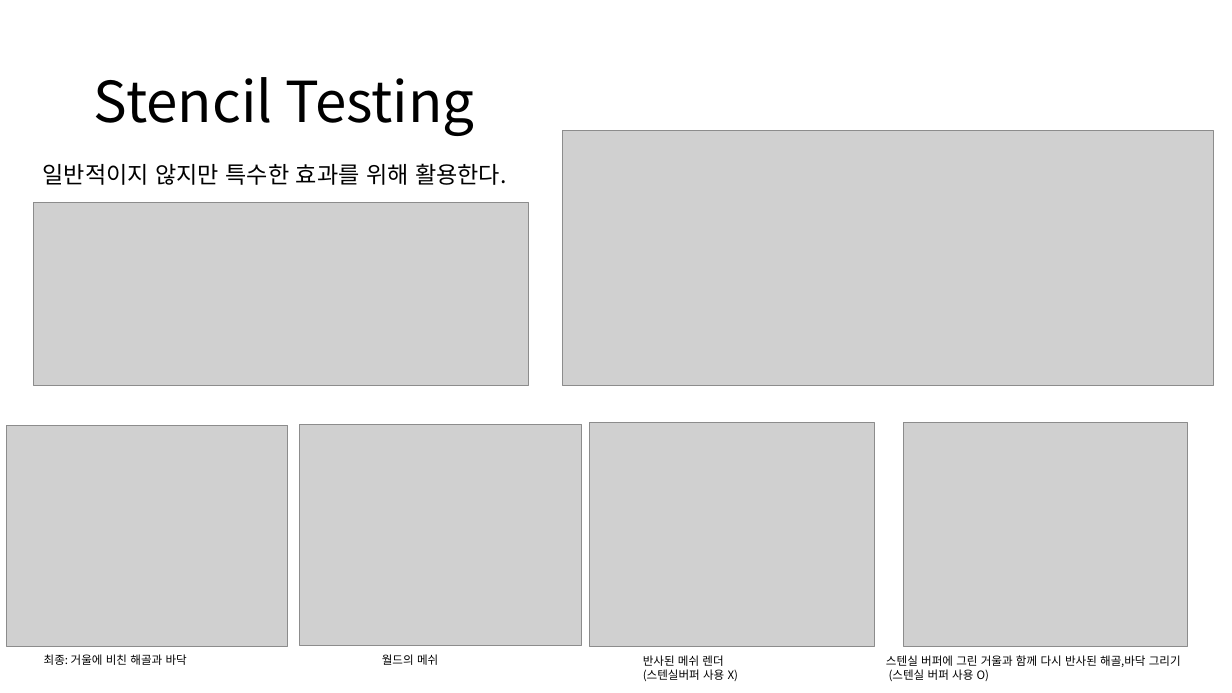
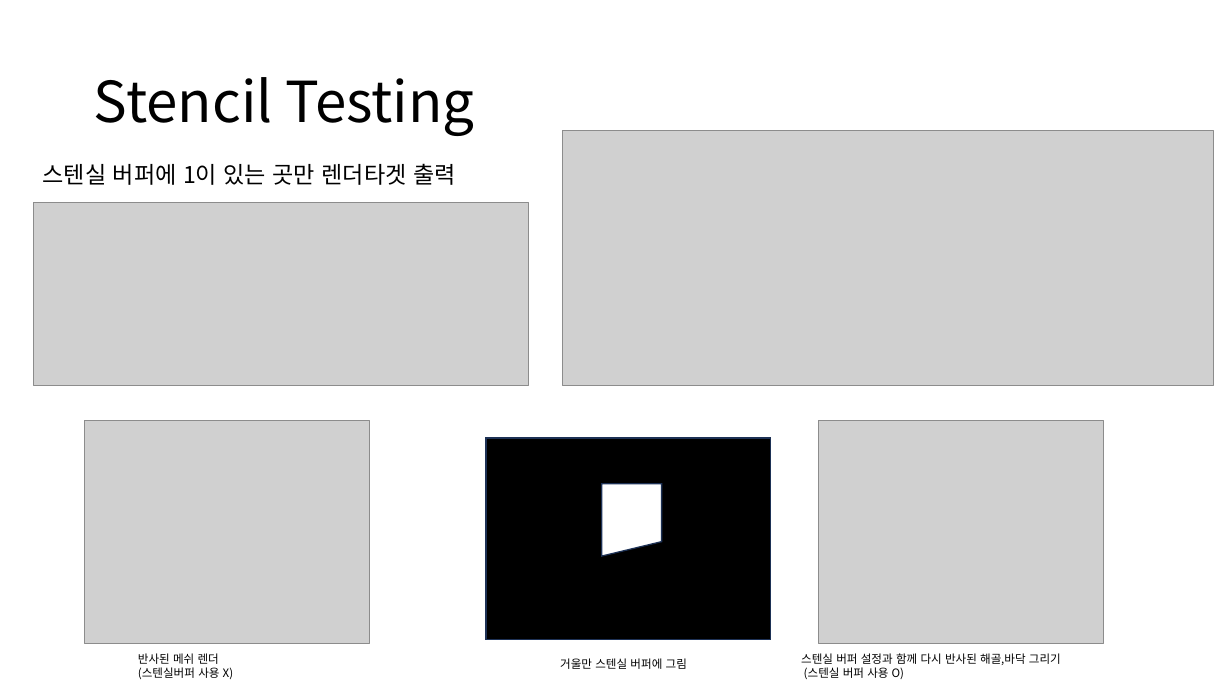
Before and after one commit to ldw9981/D3D11_Tutorial, a slide deck: slide 4 of Documents/04-OutputMerger.pptx. Drawn at 1232x693 pixels with LibreOffice and Linux fonts; fonts in the diff are those of the drawing; grey boxes stand for pictures. Boxes give left, top, right and bottom in pixels: in the first picture for what was removed or moved away, otherwise in the second. Text is boxed around its words. In the diff, an @@ line names an element or a change of style, - is before the commit and + after.

```diff
--- a/Documents/04-OutputMerger.pptx
+++ b/Documents/04-OutputMerger.pptx
@@ text at bbox=[43, 163, 456, 185]: text changed @@
-일반적이지 않지만 특수한 효과를 위해 활용한다.
+스텐실 버퍼에 1이 있는 곳만 렌더타겟 출력
@@ picture removed at bbox=[6, 425, 288, 646] @@
@@ picture: place and size @@
-picture at bbox=[590, 423, 874, 647]
+picture at bbox=[85, 421, 370, 644]
@@ picture removed at bbox=[300, 424, 582, 645] @@
@@ rectangle added at bbox=[486, 438, 771, 640], fill #000000, outline #1E3256 1 pt @@
@@ picture: place and size @@
-picture at bbox=[904, 423, 1189, 647]
+picture at bbox=[819, 421, 1104, 644]
@@ flow chart manual input added at bbox=[602, 484, 662, 556], fill #FFFFFF, outline #1E3256 1 pt @@
@@ text removed at bbox=[44, 654, 187, 665] @@
-최종: 거울에 비친 해골과 바닥
@@ text "반사된 메쉬 렌더": place and size @@
-text "반사된 메쉬 렌더" at bbox=[643, 655, 739, 681]
+text "반사된 메쉬 렌더" at bbox=[138, 653, 234, 679]
@@ text removed at bbox=[382, 654, 438, 665] @@
-월드의 메쉬
@@ text added at bbox=[560, 658, 687, 669], 9 pt, text #000000 @@
+거울만 스텐실 버퍼에 그림
@@ text "스텐실 버퍼 설정과 함께 다시 ...": place and size @@
-text "스텐실 버퍼 설정과 함께 다시 ..." at bbox=[886, 655, 1181, 681]
+text "스텐실 버퍼 설정과 함께 다시 ..." at bbox=[801, 653, 1061, 679]
@@ text at bbox=[801, 653, 1061, 665]: text changed @@
-스텐실 버퍼에 그린 거울과 함께 다시 반사된 해골,바닥 그리기
+스텐실 버퍼 설정과 함께 다시 반사된 해골,바닥 그리기
```
Also in this commit, not shown: 5 other slides changed, 1 other file.
